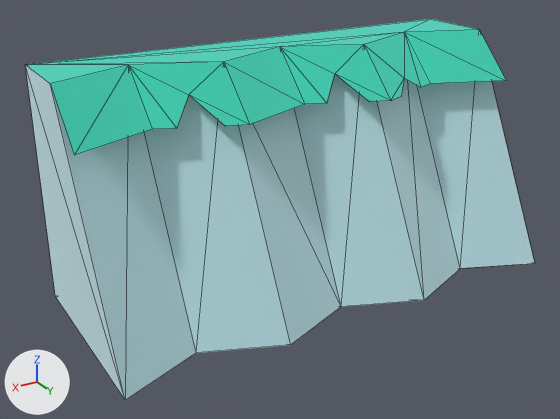
Renders of the glTF model public/models/nf2/nature/cliff_half_stone.glb from each side of a commit.
Both versions are drawn from a camera (50 mm lens) standing at (0.837, 0.997, 0.778) and looking at (0.063, -0.294, 0.132). Lighting does not change. The marker at lower left points along +X, +Y and +Z. The first picture is the older version. Mesh edges are drawn as thin lines. Where no turn or scale is listed for an object, it has been applied to the vertices.

In view in the first picture: 'cliff_half_stone'.
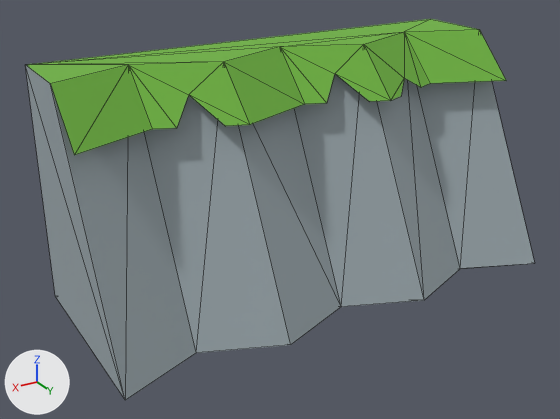
The change in detail:
In material 'stone' (mat_stone), metallic goes from 1.0 to 0.0.
Material 'stone' (mat_stone) changes colour from pale blue #ddf2f5 to grey #9aa6ab; in linear values from (0.722, 0.886, 0.91) to (0.323, 0.381, 0.407).
In material 'grass' (mat_grass), metallic goes from 1.0 to 0.0.
Material 'grass' (mat_grass) changes colour from cyan #73eddd to green #6fb340; in linear values from (0.173, 0.847, 0.722) to (0.159, 0.451, 0.0513).
Object 'tmpParent' (ob_tmpparent) is deleted.

Changed parts and their boxes (x1, y1, x2, y2) in the pictures (560 x 419 px):
'cliff_half_stone', recoloured, surface changed (cyan to grey): (25, 19, 534, 400) in both
